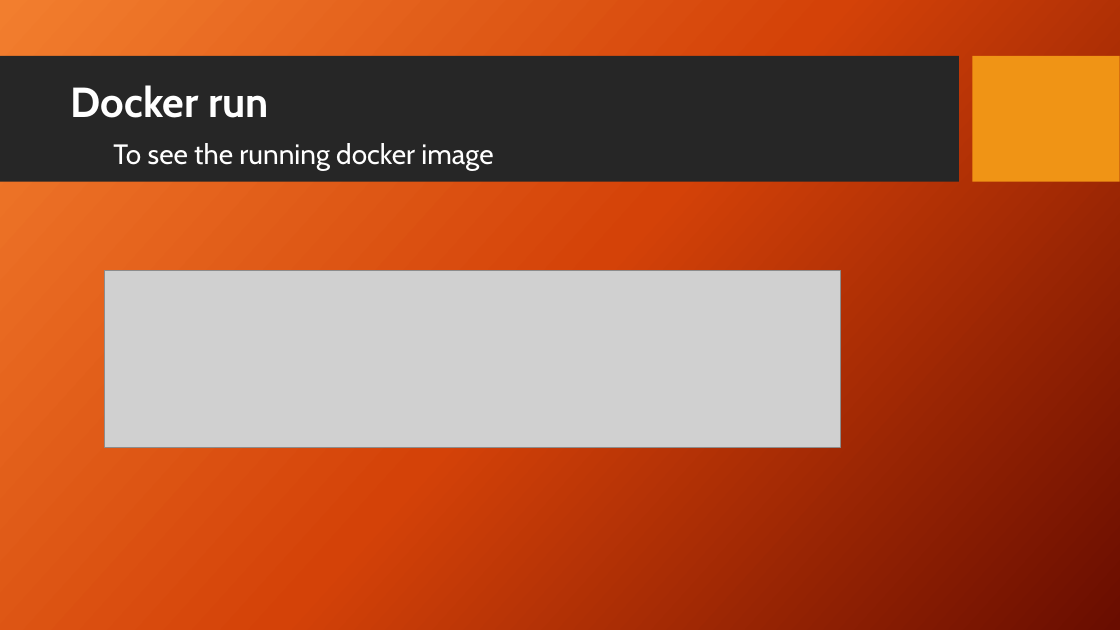
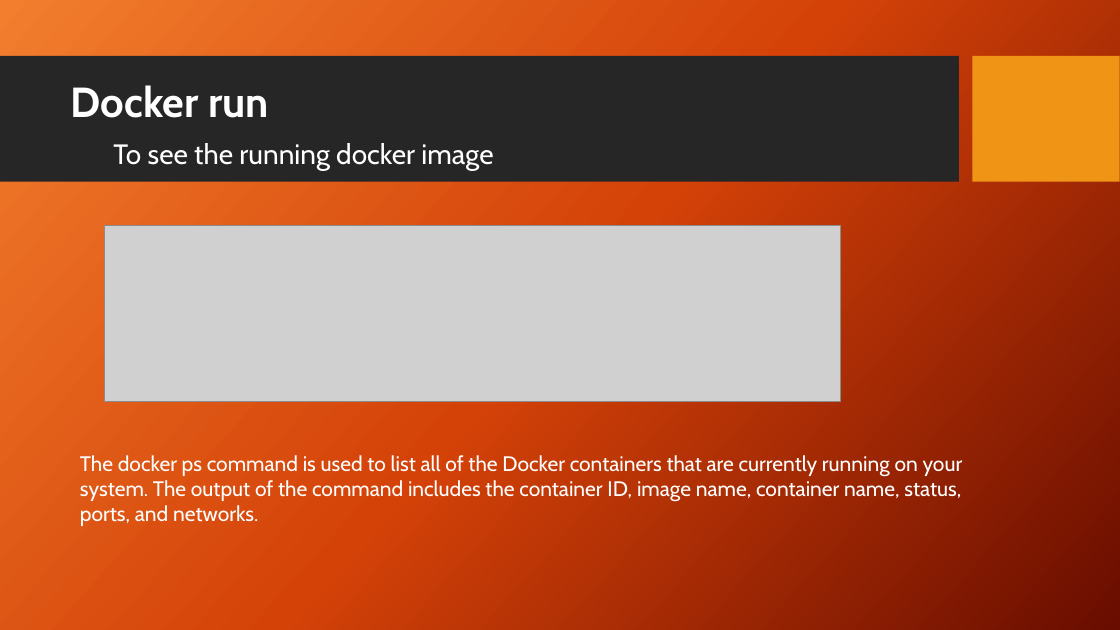
Before and after one commit to Vi46/Docker-Docment, a slide deck: slide 14 of DockerIzation Documentation.pptx (slide 12 before the commit). Drawn at 1120x630 pixels with LibreOffice and Linux fonts; fonts in the diff are those of the drawing; grey boxes stand for pictures; background and template pictures are left out. Boxes give left, top, right and bottom in pixels: in the first picture for what was removed or moved away, otherwise in the second. Text is boxed around its words. In the diff, an @@ line names an element or a change of style, - is before the commit and + after.

```diff
--- a/DockerIzation Documentation.pptx
+++ b/DockerIzation Documentation.pptx
@@ picture moved from (x1=105, y1=271, x2=840, y2=447) to (x1=105, y1=225, x2=840, y2=402) @@
@@ text added at (x1=80, y1=455, x2=963, y2=526), 18 pt, text #FFFFFF @@
+The docker ps command is used to list all of the Docker containers that are currently running on your system. The output of the command includes the container ID, image name, container name, status, ports, and networks.
```
Also in this commit, not shown: 4 other slides changed, 2 slides added.
